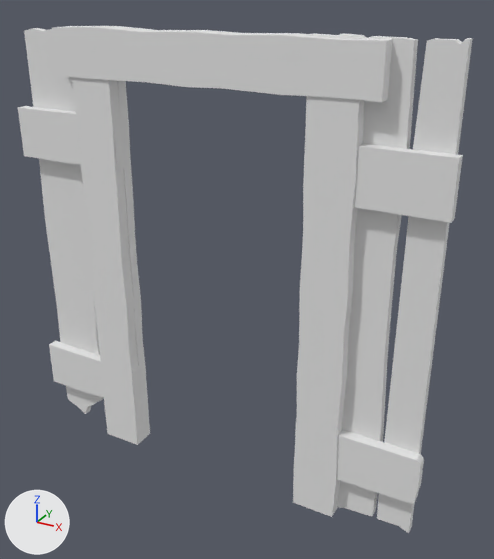
Renders of the glTF model assets/build/plank_kit/doorway_a_lod0.glb from each side of a commit.
Before and after are seen from a 50 mm camera at (1.51, -2.47, 2.3) aimed at (0.14, 0.02, 1.05). The lights are fixed; the arrows at lower left show +X, +Y and +Z. The older version comes first. Vertices at exactly the same position are counted once.

Names of what the first picture shows: 'doorway_a_LOD0'.
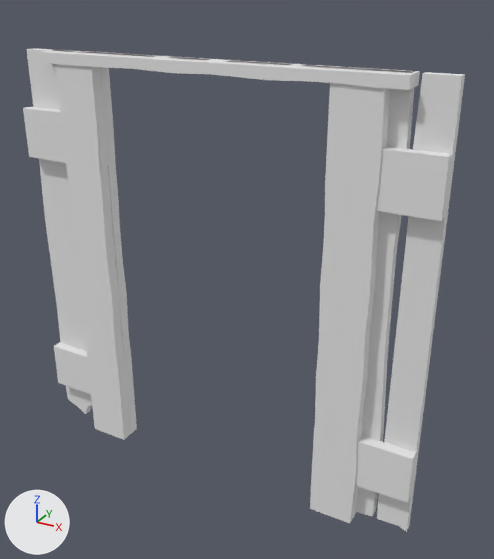
Patch to the scene script:
```diff
--- a/assets/build/plank_kit/doorway_a_lod0.glb.py
+++ b/assets/build/plank_kit/doorway_a_lod0.glb.py
@@ me_doorway_a_lod0 @@
 # used by ob_doorway_a_lod0; location = (0.0, 0.0, 0.0)
-me_doorway_a_lod0.from_pydata(...)  # 420 vertices, 761 faces; spans x -1.03..1.04, y -0.11..0.01, z 0.0..2.12
+me_doorway_a_lod0.from_pydata(...)  # 322 vertices, 574 faces; spans x -1.0..1.0, y -0.11..0.01, z 0.0..2.0
+# me_doorway_a_lod0 part 1: the loose piece of 40 vertices spanning x 0.46..0.67, y -0.1..0.01, z 0.0..1.92 is rebuilt with 46 vertices and now spans x 0.55..0.76, y -0.1..0.01, z 0.0..1.97
+# me_doorway_a_lod0 part 2: the loose piece of 36 vertices spanning x -0.67..-0.46, y -0.1..0.01, z 0.0..1.92 is rebuilt with 36 vertices and now spans x -0.76..-0.55, y -0.1..0.01, z 0.0..1.97
+# me_doorway_a_lod0 part 3: the loose piece of 36 vertices spanning x -0.75..0.75, y -0.11..0.01, z 1.9..2.11 is rebuilt with 24 vertices and now spans x -0.84..0.84, y -0.11..0.01, z 1.95..2.0
+# me_doorway_a_lod0 part 4
+# 136 vertices are removed from x -0.93..1.04, y -0.09..0.0, z 0.01..2.12
+# 348 faces are deleted
+# 8 vertices in x -1.03, y -0.09..-0.05, z 0.22..1.74 move by (0.03, 0.0, 0.0)
+# 4 vertices in x -0.98..-0.69, y -0.05..0.0, z 2.08 move by (0.0, 0.0, -0.08)
+# 4 vertices in x 0.46, y -0.09..-0.05, z 0.45..1.73 move by (0.09, 0.0, 0.01)
+# 3 vertices in x -0.46, y -0.09..-0.05, z 0.23..1.51 move by (-0.09, 0.0, 0.0)
+# 17 vertices move from x -0.72..1.04, y -0.09..0.0, z 0.23..2.11 to x -0.71..1.0, y -0.09..0.0, z 0.22..2.0
+# 20 vertices are added at x -0.55..1.0, y -0.09..-0.05, z 0.02..2.0
+# 5 new vertices lie (0.0, -0.04, 0.0) away from vertices in x -0.52..1.04, y -0.05, z 0.23..1.74
+# 19 new vertices lie (0.0, 0.05, 0.0) away from vertices in x -0.55..1.0, y -0.05..0.0, z 0.02..2.01
+# 173 new faces join them
 me_doorway_a_lod0.materials.append(mat_plank_kit)
```

Pixel boxes (x1, y1, x2, y2) of what changed, in the pictures (494 x 559 px):
'doorway_a_LOD0', reshaped: before (18, 26, 472, 533); after (23, 48, 465, 532)
part 1 of me_doorway_a_lod0, rebuilt (11% wider): before (293, 96, 365, 517); after (310, 83, 390, 523)
part 2 of me_doorway_a_lod0, rebuilt: before (72, 77, 150, 445); after (55, 64, 137, 440)
part 3 of me_doorway_a_lod0, rebuilt (12% wider, 47% shorter): before (52, 26, 393, 102); after (39, 50, 420, 90)
part 4 of me_doorway_a_lod0, reshaped: before (18, 28, 472, 533); after (23, 48, 465, 532)
